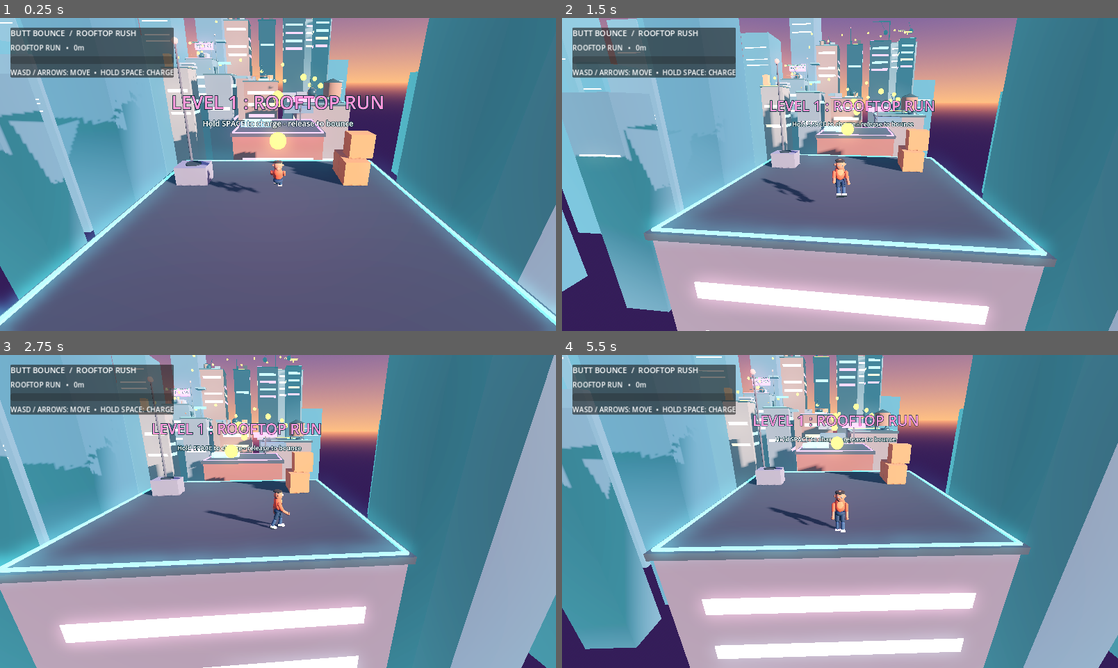
Above: before the commit, frames 1-4 (two rows, left to right).
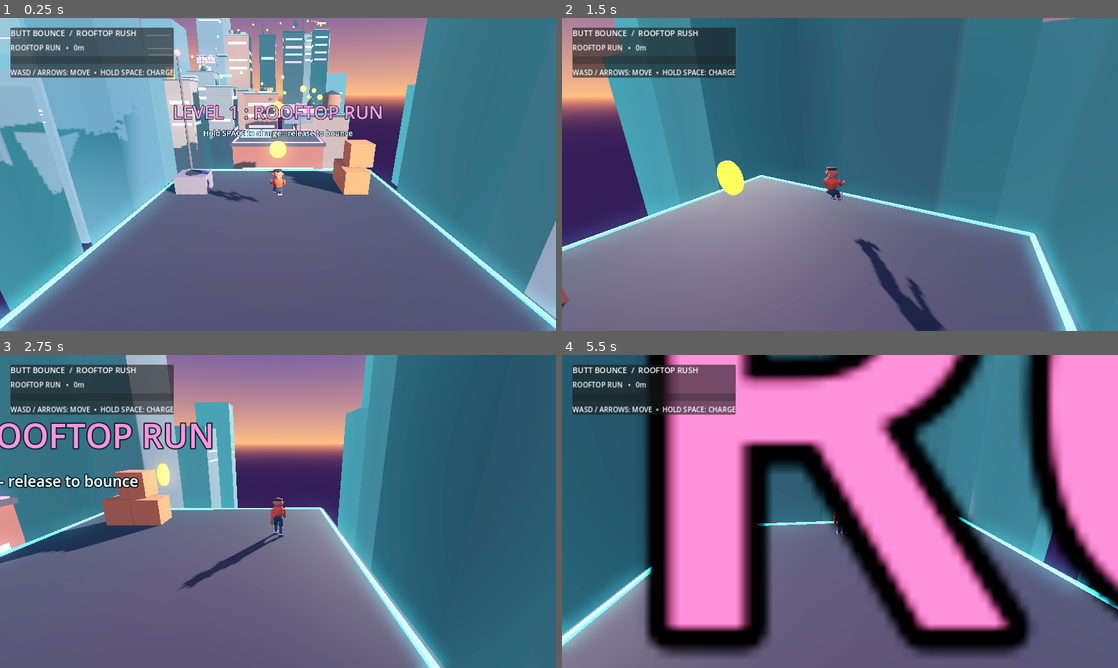
Above: after the commit, the same moments.

Repository: wahwaeknoor-2008/Butt-Bounce
Game: Godot game, scene res://scenes/rooftop_rush.tscn
Same seed, same stepped clock (60 frames per second), same inputs: the game is played once before the commit and once after it.
Inputs:
- Up to frame 1 (0.25 s): no input
- Up to frame 2 (1.5 s): tap Enter at 0.5 s; hold D 0.53-1.28 s; tap R at 0.6, 1.35 s; tap Space at 0.77 s; hold S from 1.28 s (still down)
- Up to frame 3 (2.75 s): tap Space at 1.52 s; release S at 2.03 s; hold D from 2.03 s (still down); tap R at 2.1 s
- Up to frame 4 (5.5 s): release D at 2.78 s; hold W 2.78-3.53 s; tap R every 0.75 s from 2.85 to 5.1 s; tap Space at 3.02, 3.77, 4.52 s; hold A 3.53-5.03 s; hold S from 5.03 s (still down)

The runs differ from the first frame. In frame 1, 16% of the frame differs, in the area x 0-100%, y 0-100%; in frame 2, 77%; in frame 3, 81%; in frame 4, 92%.

Commit message:
Keep the follow camera behind the character heading

Diff:
--- a/scripts/level.gd
+++ b/scripts/level.gd
@@ -47,9 +47,18 @@
 	for warning_light in _warning_lights:
 		warning_light.light_energy = 0.65 + 0.45 * (0.5 + 0.5 * sin(_detail_time * 3.2))
 
-	var target := player.global_position + Vector3(0.0, 4.2, 10.0)
-	camera.global_position = camera.global_position.lerp(target, 1.0 - exp(-5.0 * delta))
-	camera.look_at(player.global_position + Vector3(0.0, 0.8, 0.0), Vector3.UP)
+	var facing := player.visual.global_transform.basis.z
+	facing.y = 0.0
+	if facing.length_squared() < 0.001:
+		facing = Vector3(0.0, 0.0, -1.0)
+	else:
+		facing = facing.normalized()
+
+	# Keep the camera behind the character's actual heading, not behind a
+	# fixed world-space direction. This follows turns and reverse travel.
+	var target := player.global_position - facing * 10.0 + Vector3.UP * 4.2
+	camera.global_position = camera.global_position.lerp(target, 1.0 - exp(-8.0 * delta))
+	camera.look_at(player.global_position + Vector3.UP * 0.85 + facing * 1.1, Vector3.UP)
 	var travelled := int(maxf(0.0, -player.global_position.z))
 	distance_label.text = "ROOFTOP RUN   •   %dm" % travelled
 
@@ -289,10 +298,13 @@
 	camera = Camera3D.new()
 	camera.name = "FollowCamera"
 	camera.fov = 68.0
-	camera.position = player.global_position + Vector3(0.0, 4.2, 10.0)
 	add_child(camera)
 	camera.current = true
-	camera.look_at(player.global_position + Vector3(0.0, 0.8, 0.0), Vector3.UP)
+	var facing := player.visual.global_transform.basis.z
+	facing.y = 0.0
+	facing = facing.normalized()
+	camera.global_position = player.global_position - facing * 10.0 + Vector3.UP * 4.2
+	camera.look_at(player.global_position + Vector3.UP * 0.85 + facing * 1.1, Vector3.UP)
 
 
 func _create_hud() -> void:
